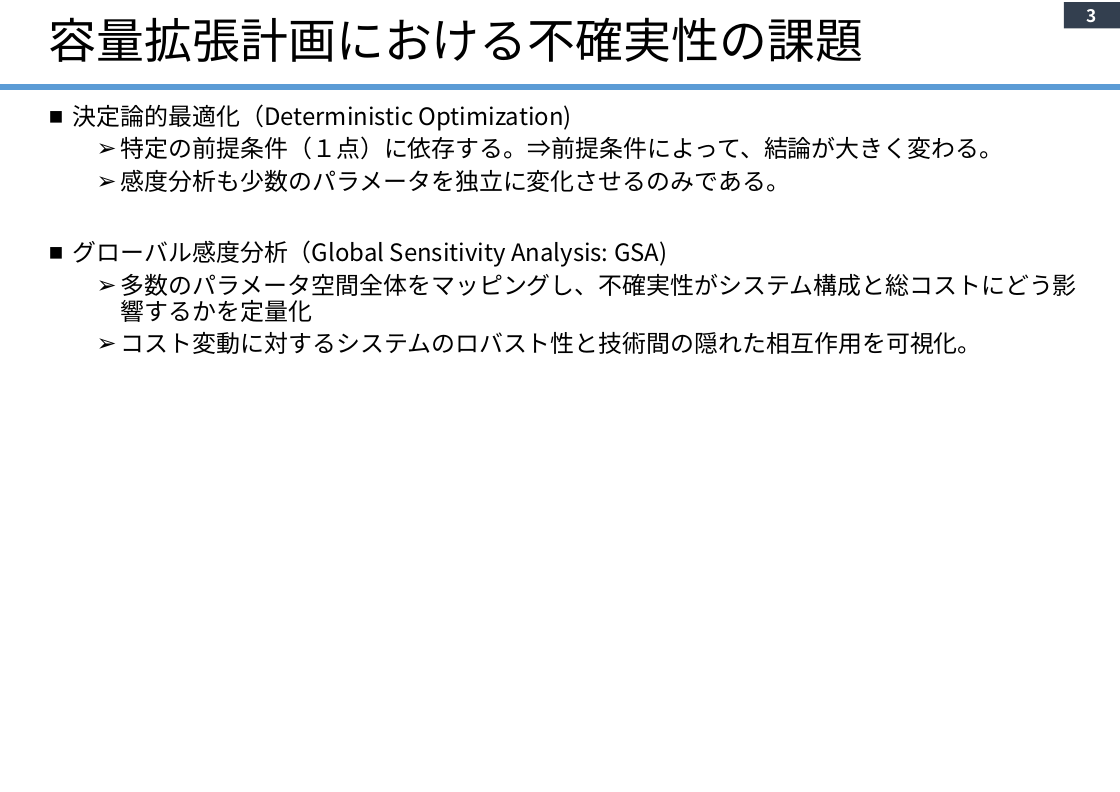
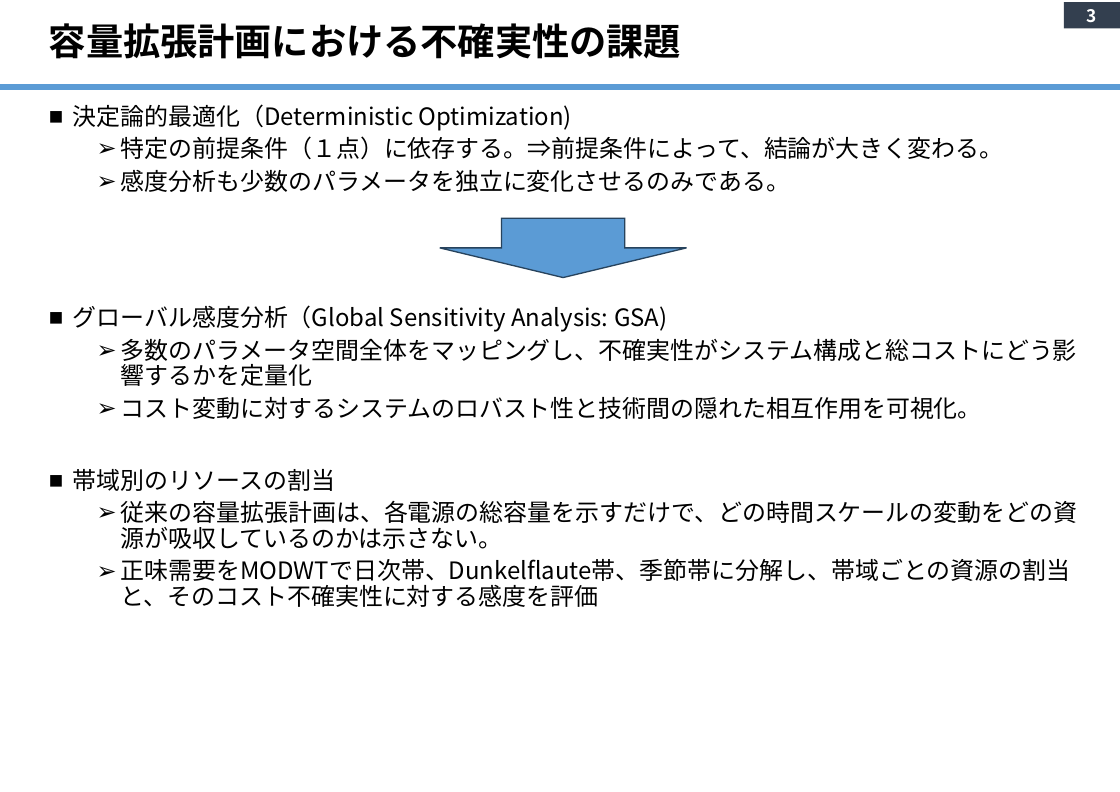
Before and after one commit to yanase1147/GSA-02, a slide deck: slide 3 of Study Outline.pptx. Drawn at 1120x792 pixels with LibreOffice and Linux fonts; fonts in the diff are those of the drawing. Boxes give left, top, right and bottom in pixels: in the first picture for what was removed or moved away, otherwise in the second. Text is boxed around its words. In the diff, an @@ line names an element or a change of style, - is before the commit and + after.

```diff
--- a/Study Outline.pptx
+++ b/Study Outline.pptx
@@ title "容量拡張計画における不確実性の課題" at box(49, 23, 681, 59): size 36 to 28 pt, bold on @@
@@ down arrow added at box(440, 218, 687, 278), fill #5B9BD5, outline #28445D 1 pt @@
@@ text at box(73, 469, 1078, 607): paragraphs added @@
+■ 帯域別のリソースの割当
+  ➢ 従来の容量拡張計画は、各電源の総容量を示すだけで、どの時間スケールの変動をどの資源が吸収しているのかは示さない。
+  ➢ 正味需要をMODWTで日次帯、Dunkelflaute帯、季節帯に分解し、帯域ごとの資源の割当と、そのコスト不確実性に対する感度を評価
```
Also in this commit, not shown: 21 other slides changed, 6 slides added, 4 slides removed, 7 other files.
